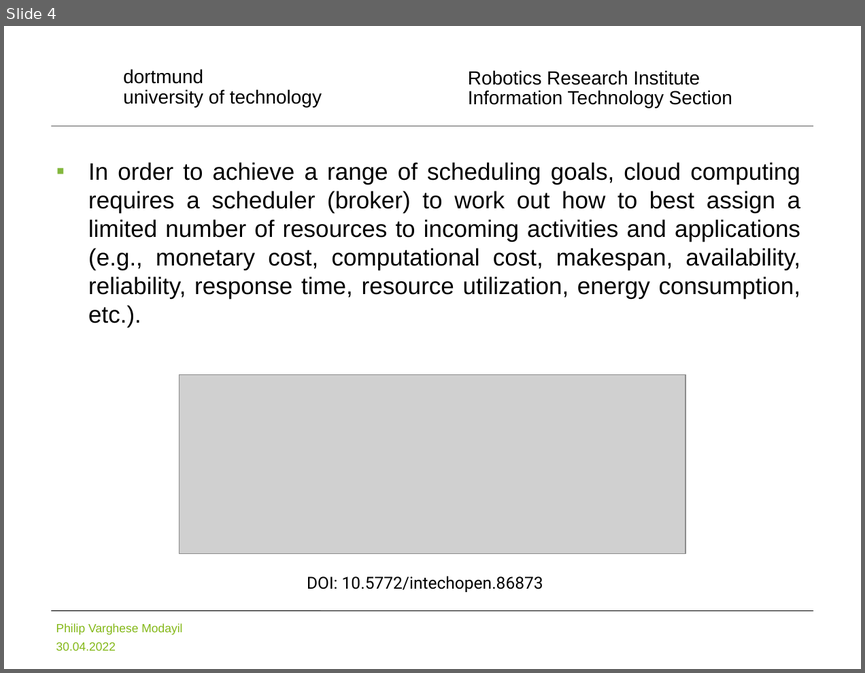
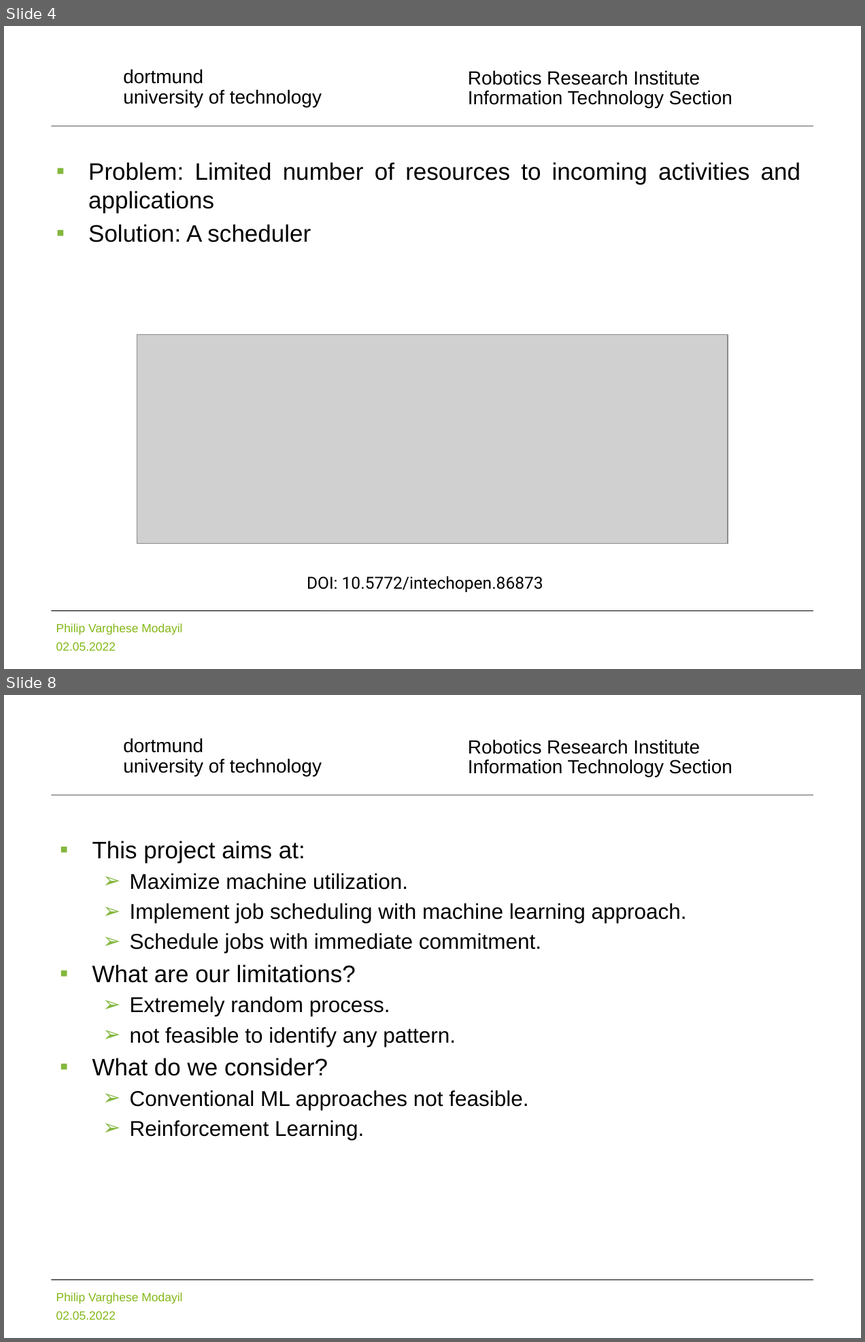
Before and after one commit to pvmodayil/Online-Immediate-Commitment-Job-Scheduling-A-Machine-Learning-Approach, a slide deck: Online Immediate Commitment Job Scheduling A Machine Learning Approach.pptx. Shown one above the other, each under a label of ours: slide 4 before the commit, slides 4 and 8 after it; the slides between them are not shown. The pictures are 865x673 and 865x1342 pixels, drawn with LibreOffice and Linux fonts; fonts in the diff are those of the drawing; grey boxes stand for pictures; background and template pictures are left out. Boxes give left, top, right and bottom in pixels: in the first picture for what was removed or moved away, otherwise in the second. Text is boxed around its words. In the diff, an @@ line names an element or a change of style, - is before the commit and + after.

```diff
--- a/Online Immediate Commitment Job Scheduling A Machine Learning Approach.pptx
+++ b/Online Immediate Commitment Job Scheduling A Machine Learning Approach.pptx
@@ slide 8 added at (x1=4, y1=695, x2=861, y2=1338), background #FFFFFF; not listed: 5 template elements that a slide beside it also shows @@
@@ text added at (x1=92, y1=841, x2=687, y2=1140), 18 pt, text #000000 @@
+▪ This project aims at:
+  ➢ Maximize machine utilization.
+  ➢ Implement job scheduling with machine learning approach.
+  ➢ Schedule jobs with immediate commitment.
+▪ What are our limitations?
+  ➢ Extremely random process.
+  ➢ not feasible to identify any pattern.
+▪ What do we consider?
+  ➢ Conventional ML approaches not feasible.
+  ➢ Reinforcement Learning.
@@ slide 4 changed as well @@
@@ text at (x1=88, y1=162, x2=800, y2=242): text changed @@
-▪ In order to achieve a range of scheduling goals, cloud computing requires a scheduler (broker) to work out how to best assign a limited number of resources to incoming activities and applications (e.g., monetary cost, computational cost, makespan, availability, reliability, response time, resource utilization, energy consumption, etc.).
+▪ Problem: Limited number of resources to incoming activities and applications
+▪ Solution: A scheduler
@@ picture resized from (x1=179, y1=374, x2=686, y2=553) to (x1=137, y1=335, x2=727, y2=543) @@
@@ text at (x1=56, y1=641, x2=116, y2=650): text changed @@
-30.04.2022
+02.05.2022
```
Also in this commit, not shown: 23 other slides changed, 9 other slides added, 8 slides removed.
